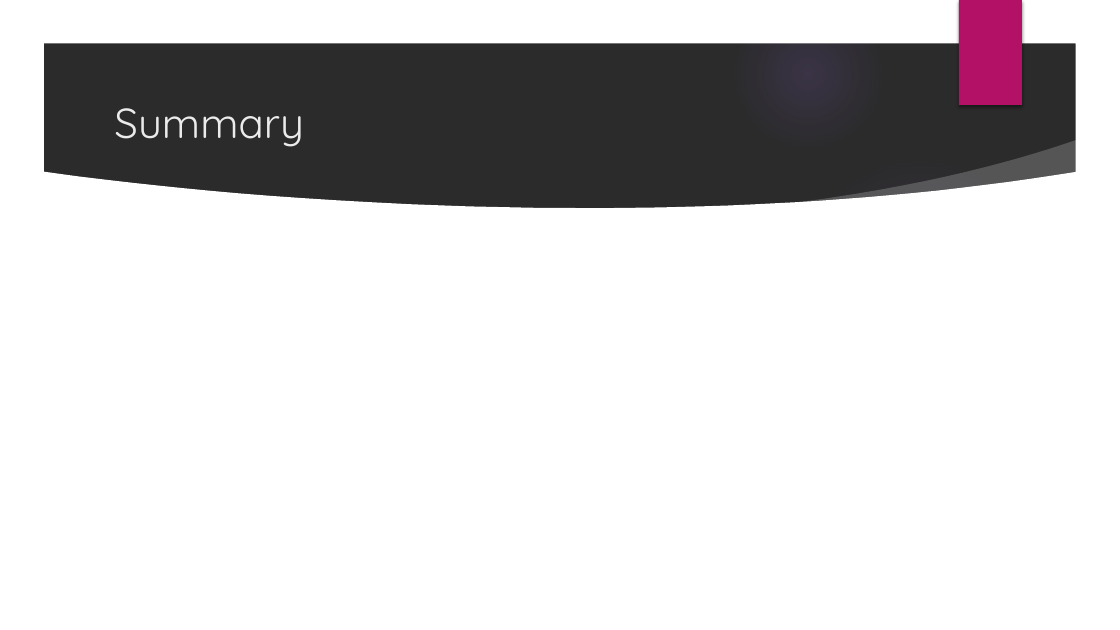
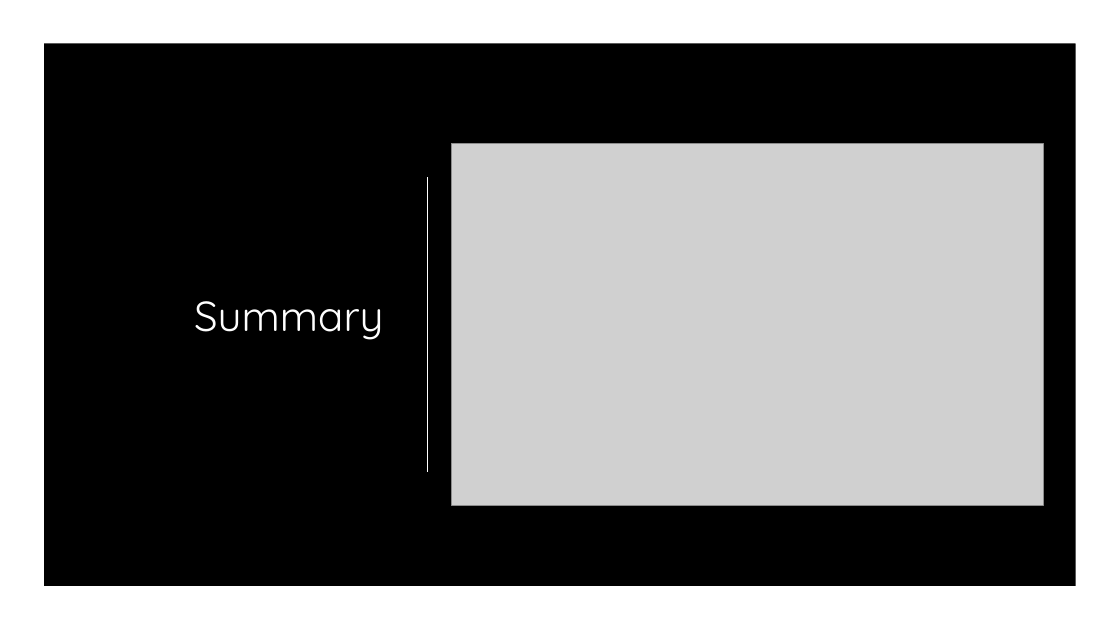
Before and after one commit to thomasbjohnson/Group-Project-1, a slide deck: slide 8 of What Did We Listen To 2010-2020.pptx (slide 6 before the commit). Drawn at 1120x630 pixels with LibreOffice and Linux fonts; fonts in the diff are those of the drawing; grey boxes stand for pictures; background and template pictures are left out; a plain dark background stands for a picture behind light text. Boxes give left, top, right and bottom in pixels: in the first picture for what was removed or moved away, otherwise in the second. Text is boxed around its words. In the diff, an @@ line names an element or a change of style, - is before the commit and + after.

```diff
--- a/What Did We Listen To 2010-2020.pptx
+++ b/What Did We Listen To 2010-2020.pptx
@@ freeform shape at <box>0,0,1120,630</box>: fill #FFFFFF to #000000 @@
@@ rectangle added at <box>0,0,1120,630</box>, fill #000000 @@
@@ freeform shape added at <box>0,0,1120,630</box>, fill #FFFFFF @@
@@ title "Summary": place and size @@
-title "Summary" at <box>114,108,303,147</box>
+title "Summary" at <box>194,301,383,340</box>
@@ title "Summary" at <box>194,301,383,340</box>: text colour #EBEBEB to #FFFFFF; alignment left to right @@
@@ picture added at <box>452,144,1044,506</box> @@
@@ freeform shape removed at <box>779,140,1085,231</box> @@
@@ freeform shape removed at <box>42,171,1078,588</box> @@
@@ line added from (428, 177) to (428, 471), #FFFFFF 1.25 pt @@
@@ ellipse removed at <box>791,154,1049,413</box> @@
```
Also in this commit, not shown: 5 other slides changed, 2 slides added.
